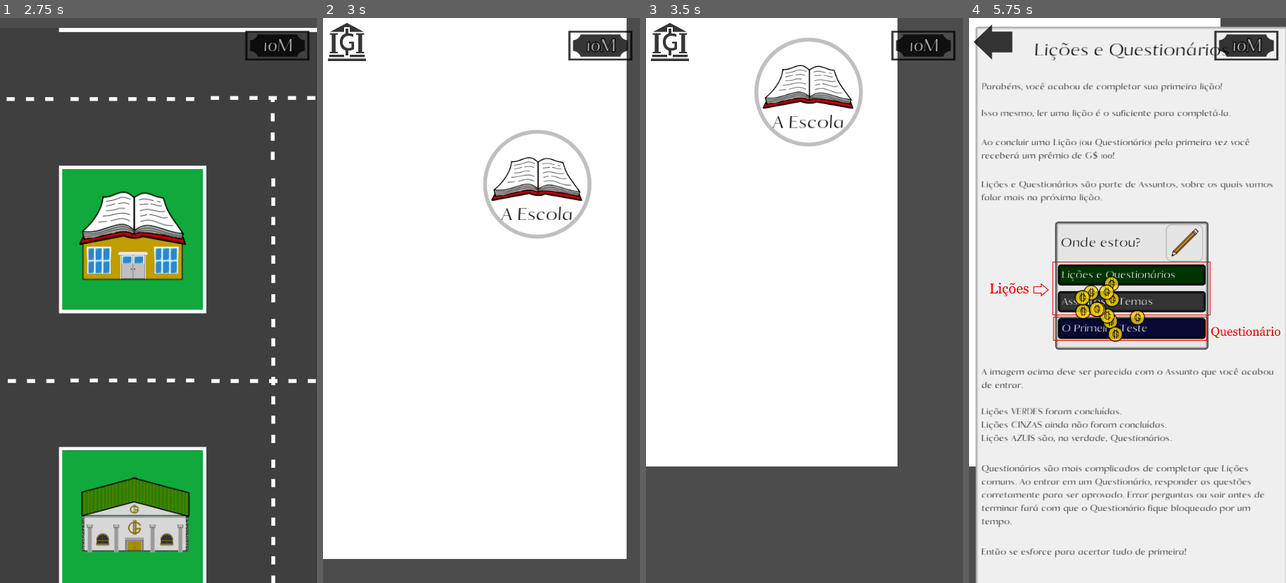
Above: before the commit, frames 1-4 (left to right).
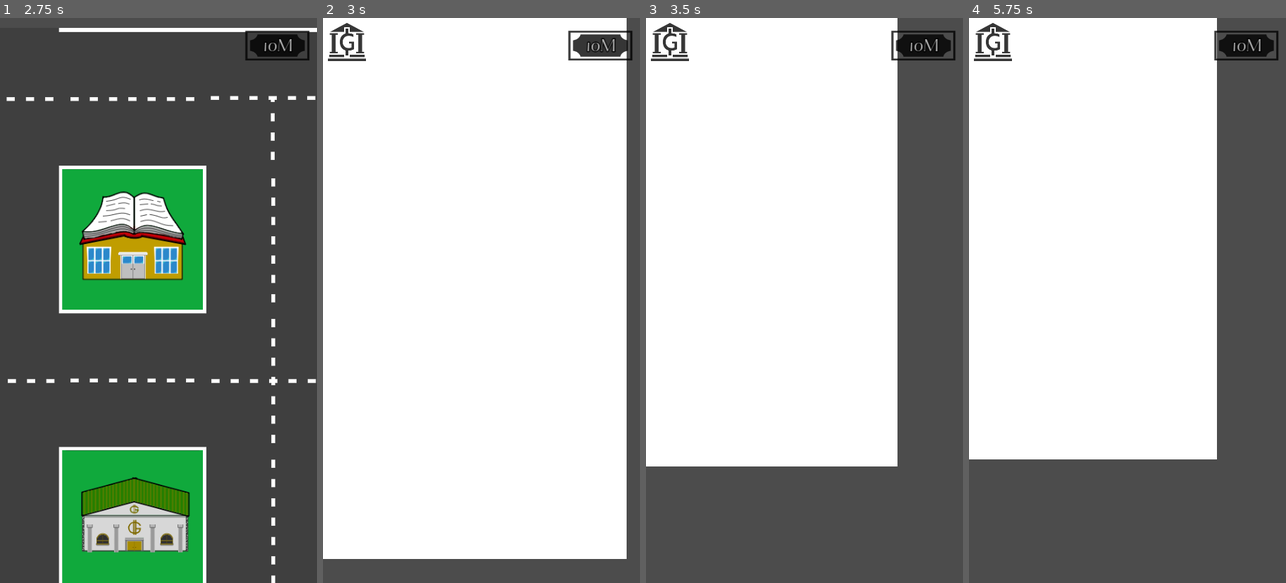
Above: after the commit, the same moments.

Repository: AndreMoukarzel/Grana-Preta
Game: Godot game, scene res://OpeningMenu.tscn
Two runs of this game, one before a commit and one after it. Both use one fixed random seed, a clock stepped at 60 frames per second and the inputs below. The engine's default icon, where the game draws it, is replaced by a stand-in: a white triangle on a blue panel in a dark square.
Inputs (mouse positions are in pixels of both pictures, inside the frame that each line leads up to):
- Up to frame 1 (2.75 s): tap Enter at 0.5 s; move the mouse to (228, 272) at 0.52 s; click (228, 272) at 0.67 s; drag from (95, 328) to (142, 413) at 1.27 s; tap Space at 2 s; move the mouse to (190, 176) at 2.02 s; click (190, 176) at 2.17 s
- Up to frame 2 (3 s): click (456, 238) at 2.75 s
- Up to frame 3 (3.5 s): no input
- Up to frame 4 (5.75 s): click (1130, 91) at 3.5 s, where only the run before the commit has a clickable "A Escola"; click (1127, 85) at 4.25 s, where only the run before the commit has a clickable "Subject"; click (1127, 136) at 5 s, where only the run before the commit has a clickable "Lições e Questionários"

Frame 1 is identical in both runs. In frame 2, 1.7% of the frame differs, in the area x 50-85%, y 19-39%; in frame 3, 1.7%; in frame 4, 55%, in the area x 0-100%, y 0-100%.
Error after the commit: Parse Error: Can't preload resource at path: res://school/Themes/Theme.tscn (res://school/Themes/ThemeTree.gd:4)

Commit message:
Fix Theme name's positioning

Diff:
--- a/school/Themes/Theme.tscn
+++ b/school/Themes/Theme.tscn
@@ -1,6 +1,6 @@
 [gd_scene load_steps=6 format=2]
 
-[ext_resource path="res://icon.png" type="Texture" id=1]
+[ext_resource path="res://school/Themes/Icons/school_icon.png" type="Texture" id=1]
 [ext_resource path="res://school/Themes/Theme.gd" type="Script" id=2]
 [ext_resource path="res://school/lock.png" type="Texture" id=3]
 [ext_resource path="res://school/Lessons/LessonFont.otf" type="DynamicFontData" id=4]
@@ -12,7 +12,7 @@
 
 [node name="Theme" type="TextureButton"]
 margin_right = 200.0
-margin_bottom = 64.0
+margin_bottom = 200.0
 texture_normal = ExtResource( 1 )
 expand = true
 stretch_mode = 3
@@ -27,9 +27,9 @@
 }
 
 [node name="Label" type="Label" parent="."]
-margin_top = 64.0
-margin_right = 68.0
-margin_bottom = 107.0
+margin_top = 200.0
+margin_right = 200.0
+margin_bottom = 243.0
 custom_fonts/font = SubResource( 1 )
 custom_colors/font_color = Color( 0, 0, 0, 1 )
 text = "Title"
--- a/school/Themes/ThemeTree.gd
+++ b/school/Themes/ThemeTree.gd
@@ -3,7 +3,7 @@
 const SCHOOL_DB = preload("res://school/SchoolDB.gd")
 const THEME_SCN = preload("res://school/Themes/Theme.tscn")
 const INITIAL_Y = 90
-const DIST_Y = 250
+const DIST_Y = 300
 const DIST_X = 200 # Must be Theme's rect_size
 const LINE_C = Color(0, 0, 0)
 const LINE_W = 2.5
